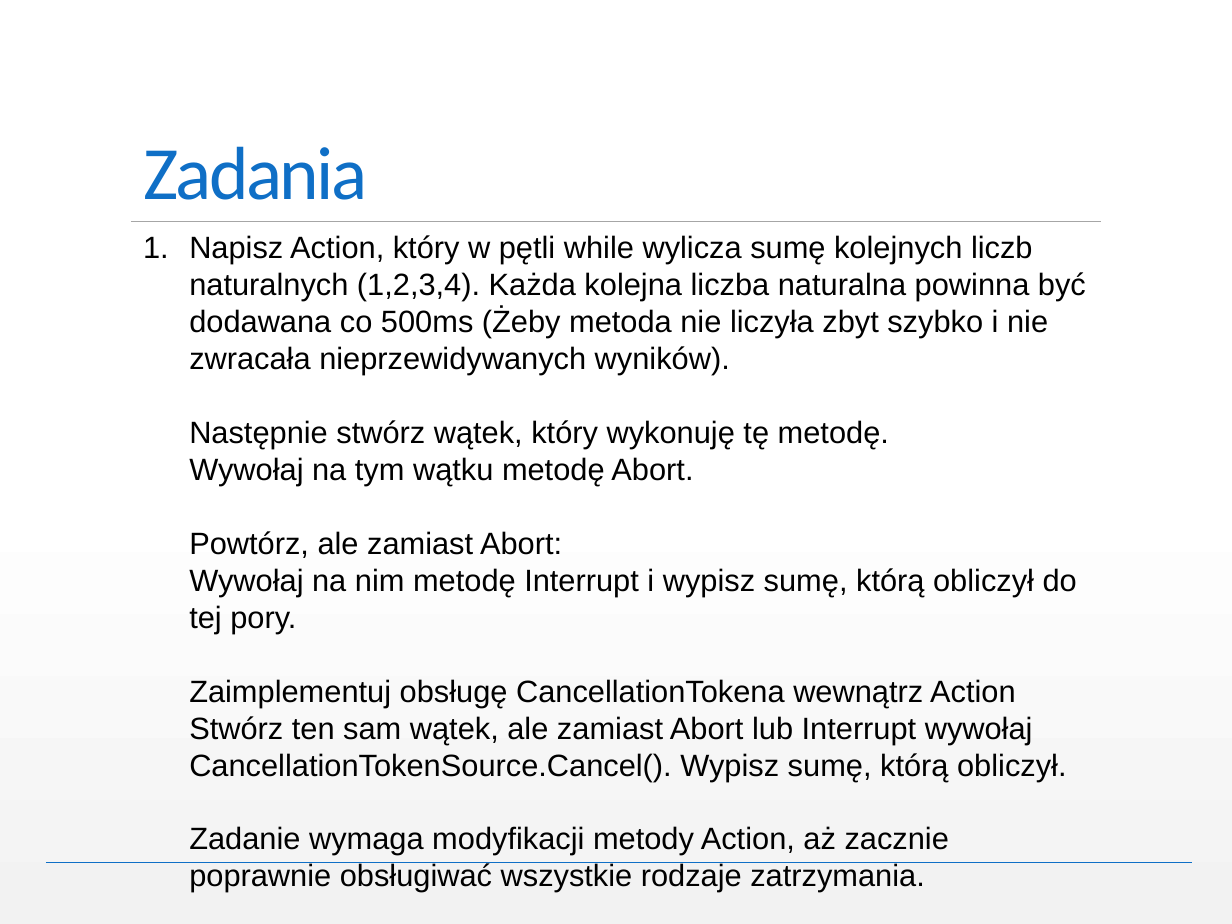
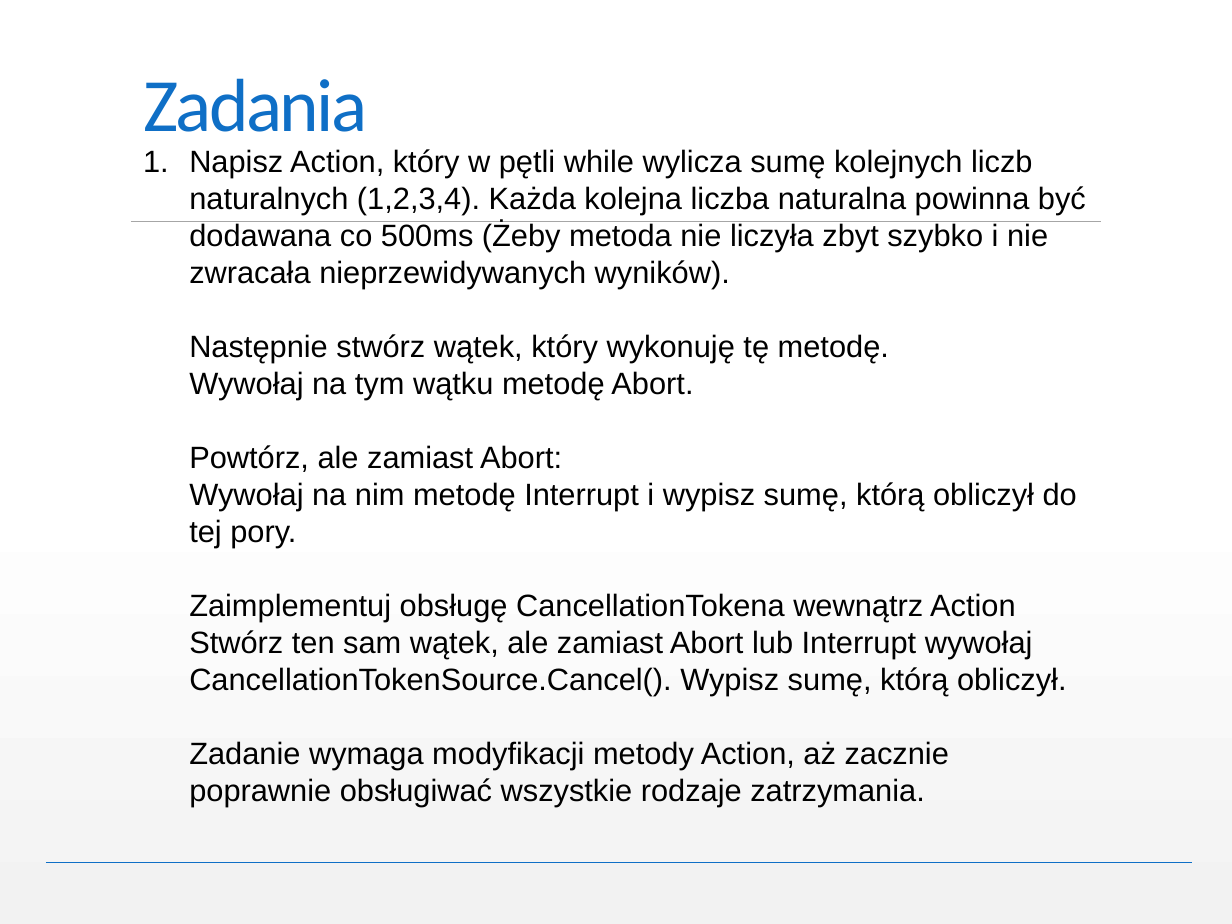
Before and after one commit to miloszzieba/.NetAdvanced, a slide deck: slide 44 of NET Framework Advanced.pptx. Drawn at 1232x924 pixels with LibreOffice and Linux fonts; fonts in the diff are those of the drawing. Boxes give left, top, right and bottom in pixels: in the first picture for what was removed or moved away, otherwise in the second. Text is boxed around its words. In the diff, an @@ line names an element or a change of style, - is before the commit and + after.

```diff
--- a/NET Framework Advanced.pptx
+++ b/NET Framework Advanced.pptx
@@ title "Zadania": place and size @@
-title "Zadania" at [143, 146, 367, 200]
+title "Zadania" at [143, 78, 367, 132]
@@ text "Napisz Action, który w pętli ...": place and size @@
-text "Napisz Action, który w pętli ..." at [189, 235, 1086, 892]
+text "Napisz Action, który w pętli ..." at [189, 149, 1086, 806]
```
Also in this commit, not shown: 3 other slides changed, 3 slides added.
